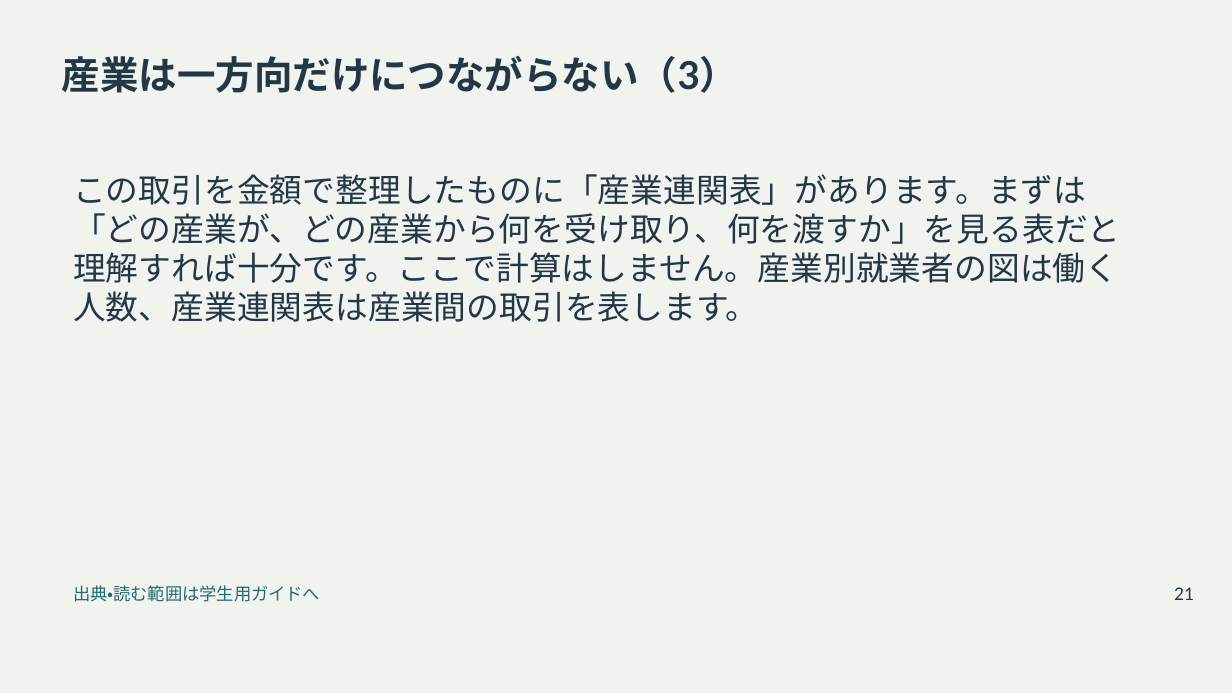
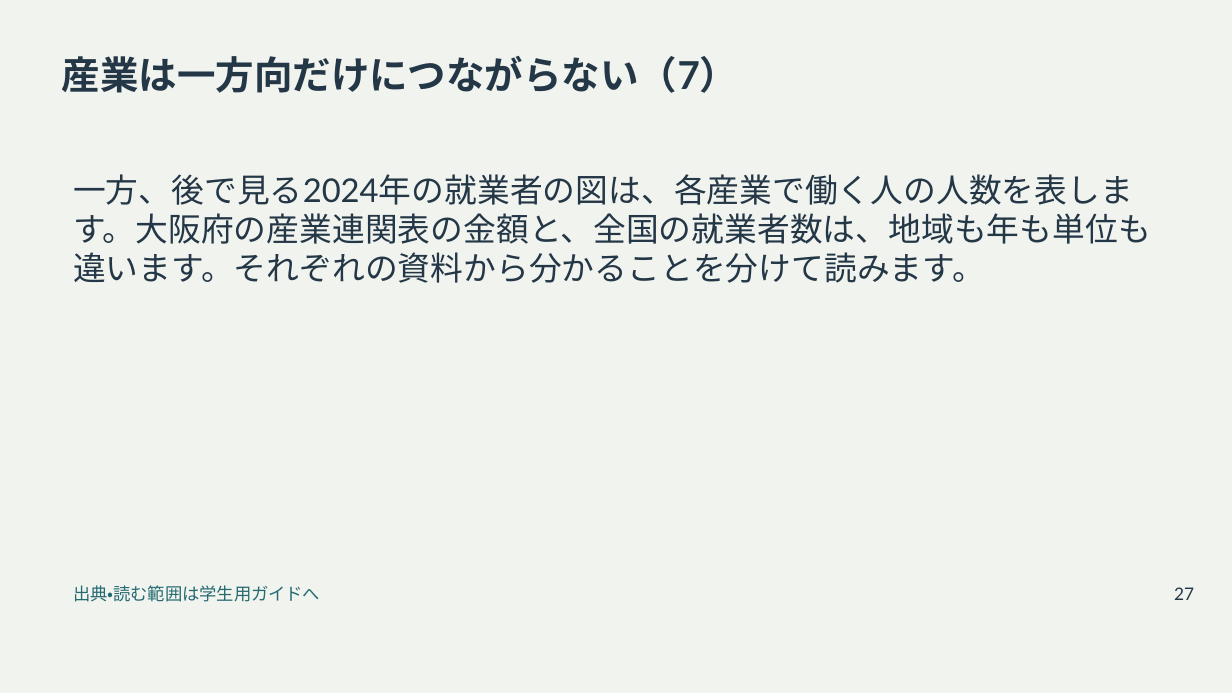
Before and after one commit to zooc-14calbp/industrial-education-ii, a slide deck: slide 27 of reorganized/20261105/main/01/slides.pptx (slide 21 before the commit). Drawn at 1232x693 pixels with LibreOffice and Linux fonts; fonts in the diff are those of the drawing. Boxes give left, top, right and bottom in pixels: in the first picture for what was removed or moved away, otherwise in the second. Text is boxed around its words. In the diff, an @@ line names an element or a change of style, - is before the commit and + after.

```diff
--- a/reorganized/20261105/main/01/slides.pptx
+++ b/reorganized/20261105/main/01/slides.pptx
@@ title at bbox=[62, 56, 739, 93]: text changed @@
-産業は一方向だけにつながらない（3）
+産業は一方向だけにつながらない（7）
@@ text at bbox=[73, 174, 1151, 283]: text changed @@
-この取引を金額で整理したものに「産業連関表」があります。まずは「どの産業が、どの産業から何を受け取り、何を渡すか」を見る表だと理解すれば十分です。ここで計算はしません。産業別就業者の図は働く人数、産業連関表は産業間の取引を表します。
+一方、後で見る2024年の就業者の図は、各産業で働く人の人数を表します。大阪府の産業連関表の金額と、全国の就業者数は、地域も年も単位も違います。それぞれの資料から分かることを分けて読みます。
@@ text at bbox=[1174, 587, 1194, 600]: text changed @@
-21
+27
```
Also in this commit, not shown: 46 other slides changed, 5 slides added, 18 other files.
